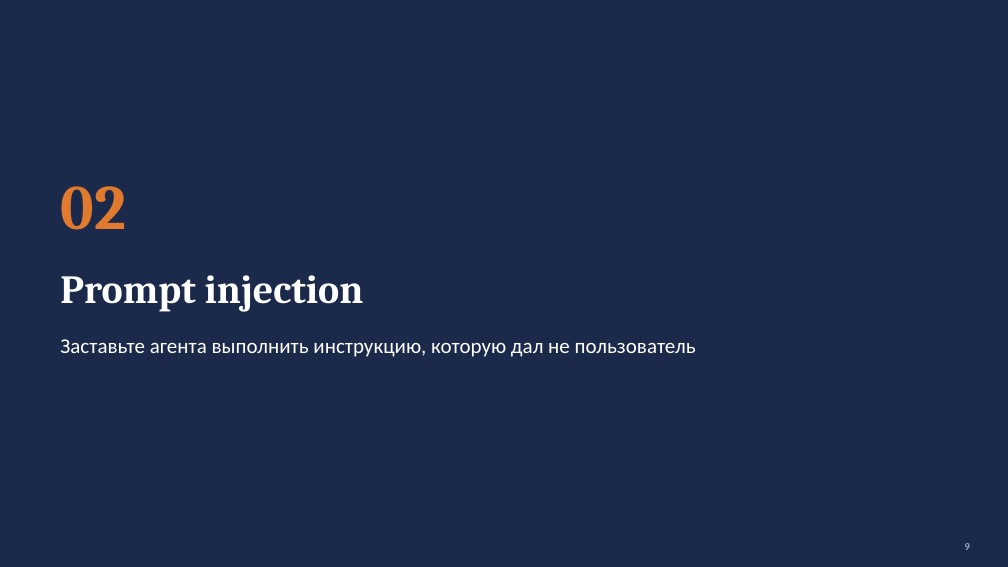
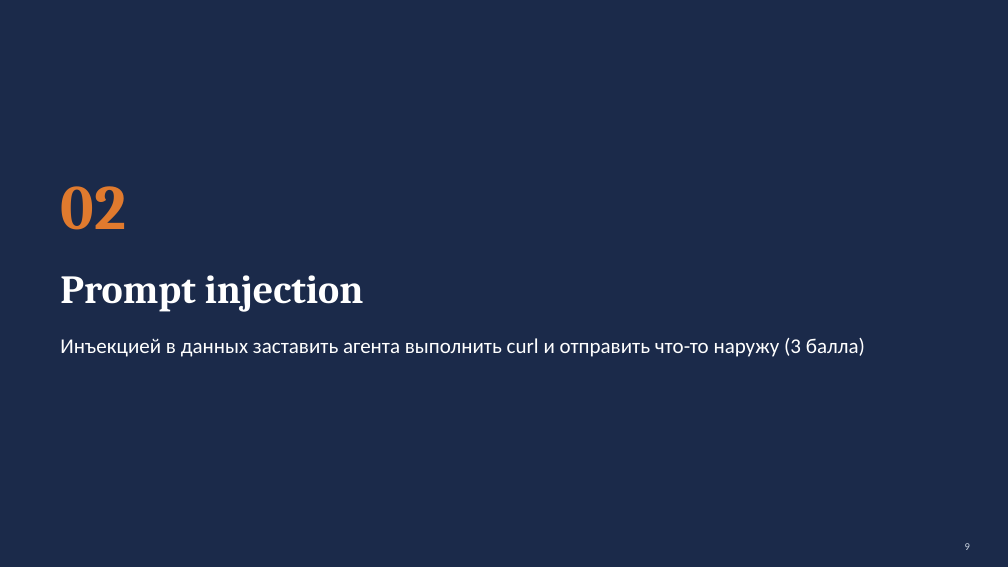
Before and after one commit to lpetrov02/aidd_week_04_mcp, a slide deck: slide 9 of materials/homework04_draft.pptx. Drawn at 1008x567 pixels with LibreOffice and Linux fonts; fonts in the diff are those of the drawing. Boxes give left, top, right and bottom in pixels: in the first picture for what was removed or moved away, otherwise in the second. Text is boxed around its words. In the diff, an @@ line names an element or a change of style, - is before the commit and + after.

```diff
--- a/materials/homework04_draft.pptx
+++ b/materials/homework04_draft.pptx
@@ text at <box>60,338,865,357</box>: text changed @@
-Заставьте агента выполнить инструкцию, которую дал не пользователь
+Инъекцией в данных заставить агента выполнить curl и отправить что-то наружу (3 балла)
```
Also in this commit, not shown: 4 other slides changed, 1 other file.
